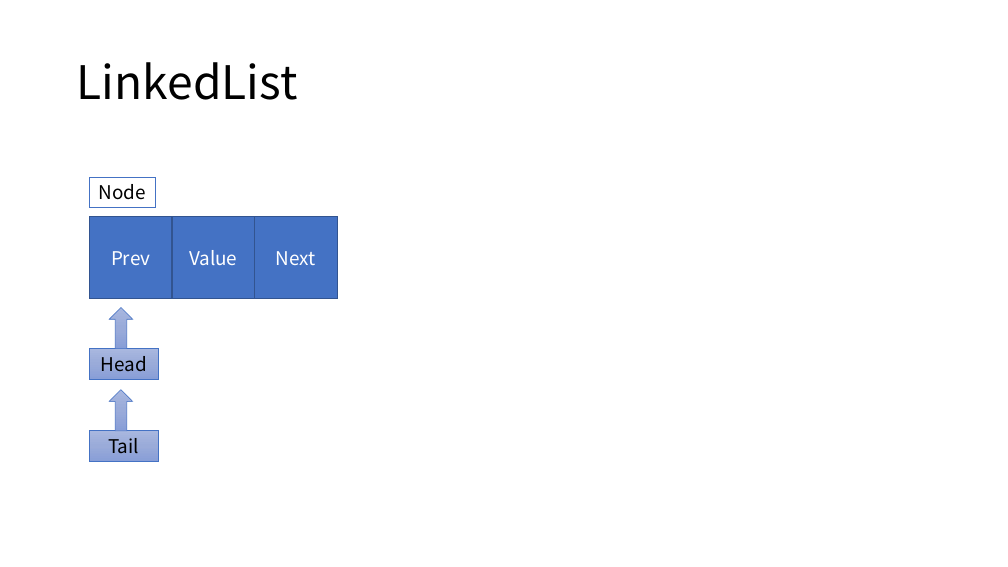
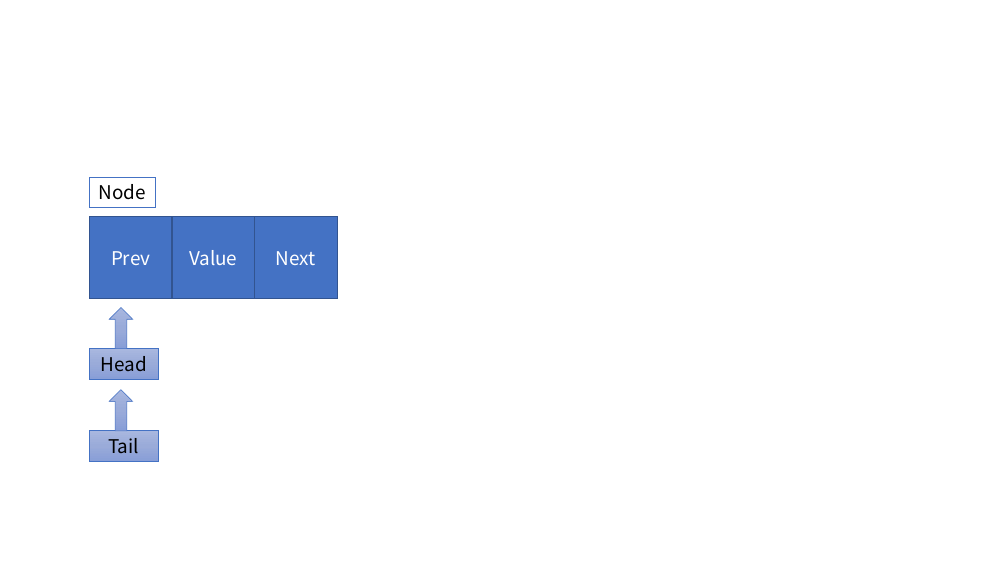
Before and after one commit to Dingadung/2022-study-workspace, a slide deck: slide 3 of study-note/자바/2022-08-01 내용정리 .pptx. Drawn at 1008x567 pixels with LibreOffice and Linux fonts; fonts in the diff are those of the drawing. Boxes give left, top, right and bottom in pixels: in the first picture for what was removed or moved away, otherwise in the second. Text is boxed around its words. In the diff, an @@ line names an element or a change of style, - is before the commit and + after.

Commit message:
Add LinkedList by myself

```diff
--- a/study-note/자바/2022-08-01 내용정리 .pptx
+++ b/study-note/자바/2022-08-01 내용정리 .pptx
@@ title removed at (77, 62, 298, 100) @@
-LinkedList
```
Also in this commit, not shown: 1 other slide changed, 7 slides added, 4 other files.
